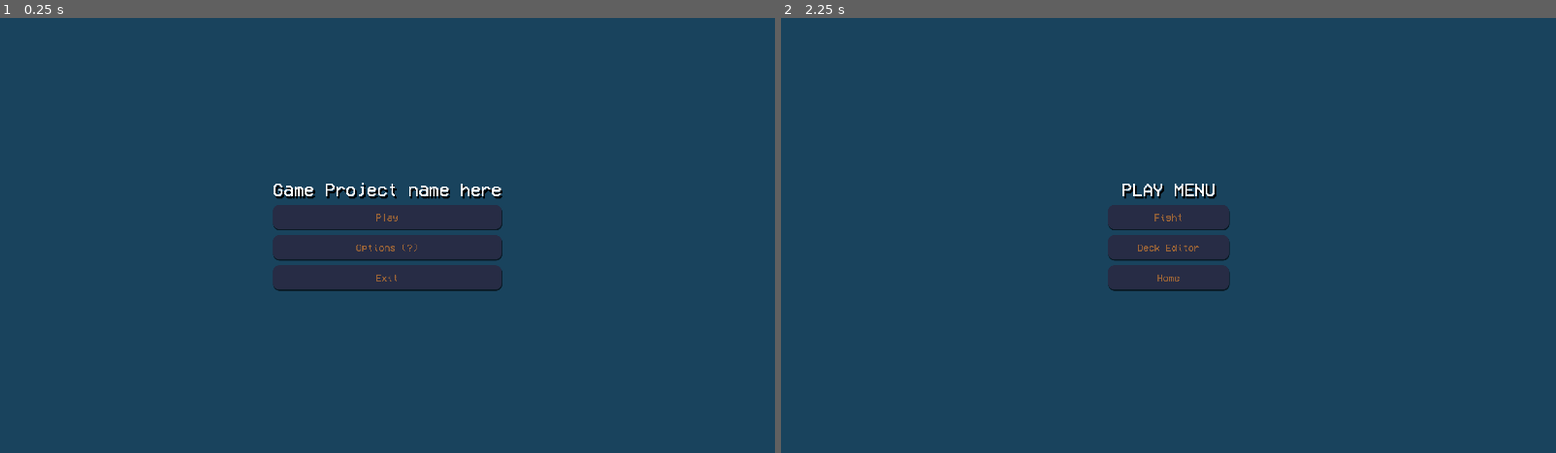
Above: before the commit, frames 1-2 (left to right).
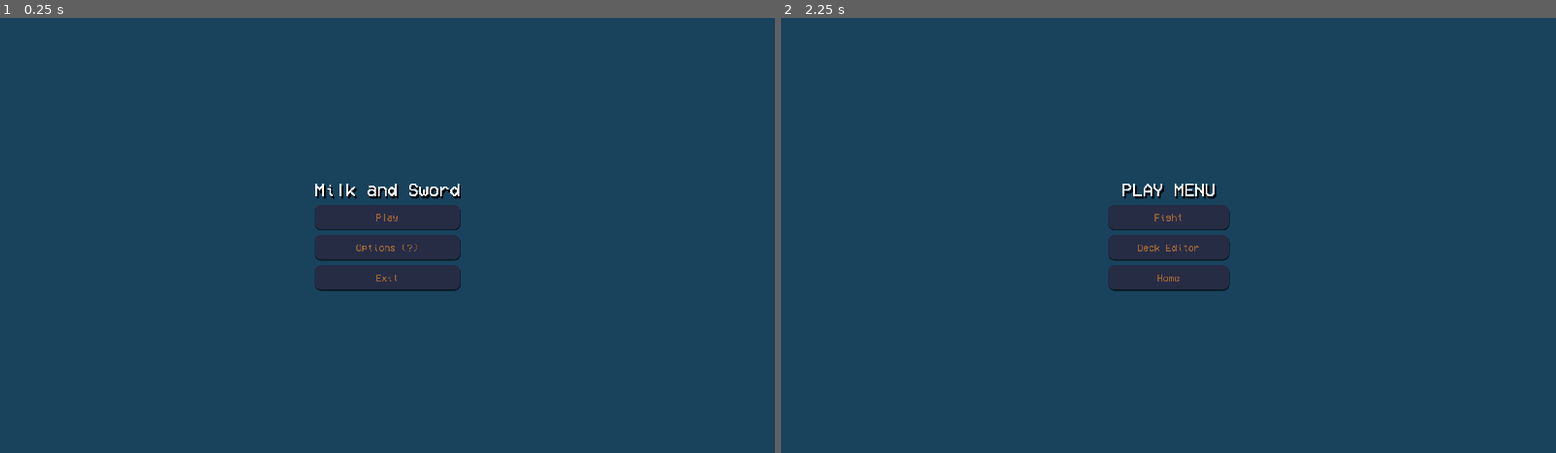
Above: after the commit, the same moments.

Repository: arch-jpg/eidsWi25
Game: Godot game, scene res://scenes/mainmenu/main_menu.tscn
Two runs of this game, one before a commit and one after it. Both use one fixed random seed, a clock stepped at 60 frames per second and the inputs below.
Inputs:
- Up to frame 1 (0.25 s): no input
- Up to frame 2 (2.25 s): click "Play" at 0.5 s; click "Home" at 1.25 s; click "Play" at 2 s

The runs differ from the first frame. In frame 1, 0.8% of the frame differs, in the area x 35-65%, y 37-63%; in frame 2, nothing differs.

Commit message:
Added windows icon, Name to main menu and GDO, deleted old import files

Diff:
--- a/scenes/mainmenu/main_menu.tscn
+++ b/scenes/mainmenu/main_menu.tscn
@@ -101,7 +101,7 @@
 theme_override_constants/shadow_offset_y = 6
 theme_override_fonts/font = ExtResource("1_06t4h")
 theme_override_font_sizes/font_size = 44
-text = "Game Project name here"
+text = "Milk and Sword"
 horizontal_alignment = 1
 
 [node name="ButtonsVBox" type="VBoxContainer" parent="CenterContainer/VBoxContainer"]
Not shown, removed: data/assets/MainChar.png.import
Binary file added: data/assets/icon/milk_and_sword_icon.aseprite
Binary file added: data/assets/icon/milk_and_sword_icon.ico
Not shown, removed: data/assets/main_char_attack.png.import
Not shown, removed: data/assets/main_char_damage.png.import
Not shown, removed: data/assets/main_char_death.png.import
Not shown, removed: data/assets/main_char_idle.png.import
Not shown, changed: GameDesignOverview.md
Not shown, removed: data/assets/Sprite-0001.aseprite90225153.tmp
Not shown, added: data/assets/icon/milk_and_sword_icon.xcf
